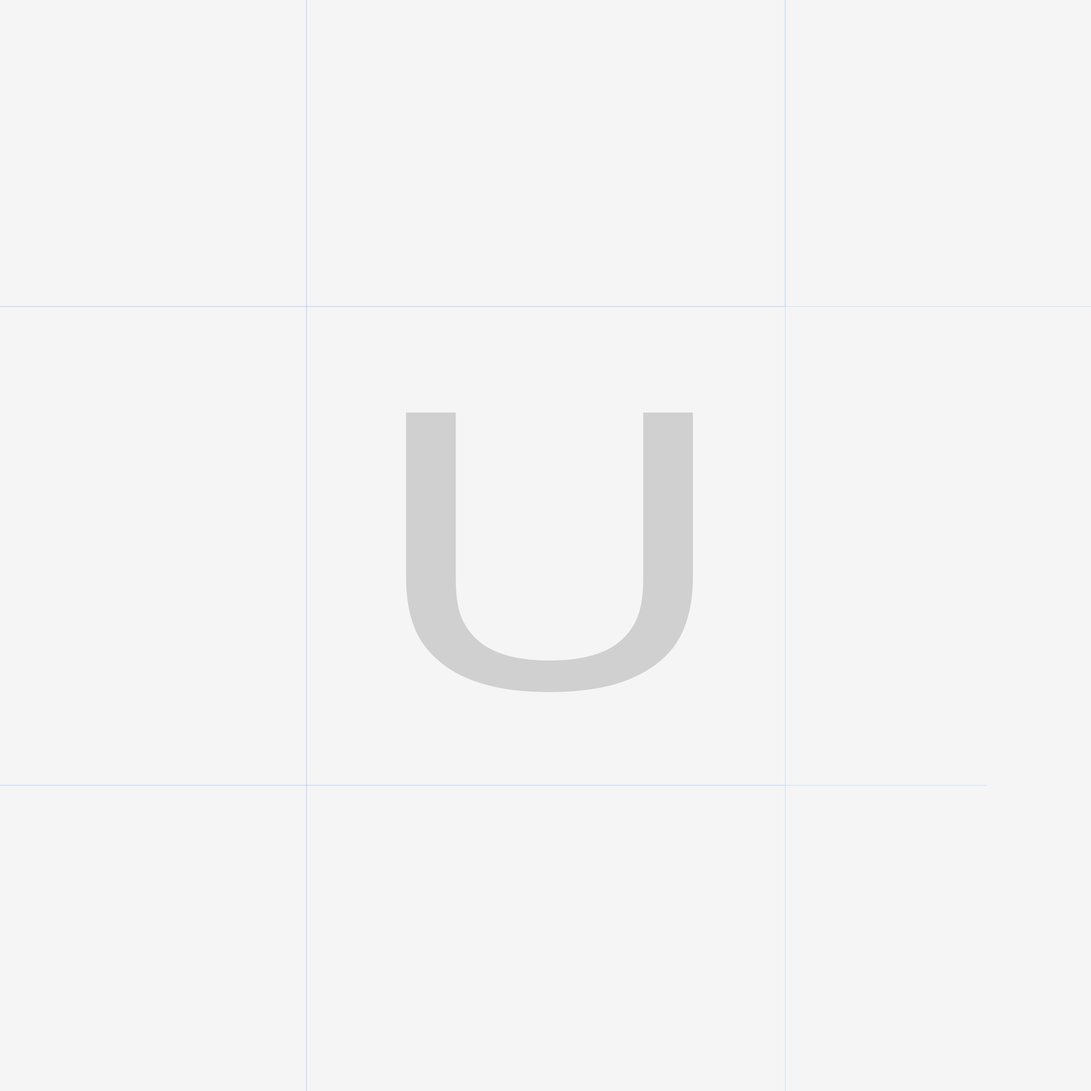
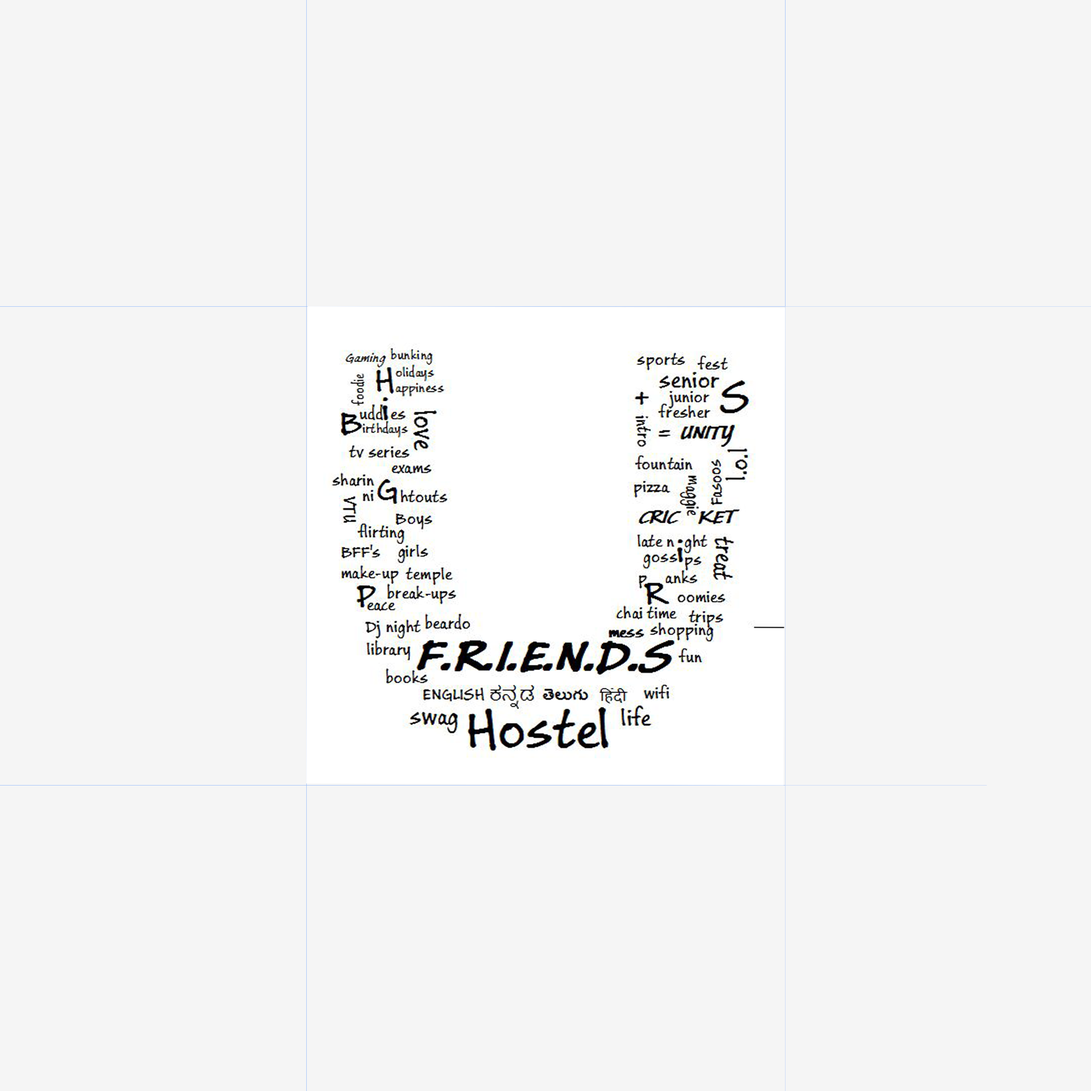
Layers edited between the first and the second 1091 × 1091 image:
removed layer "U" over (405, 412, 694, 693)
added layer "Background" above "grid-lines" over (306, 306, 786, 786)
